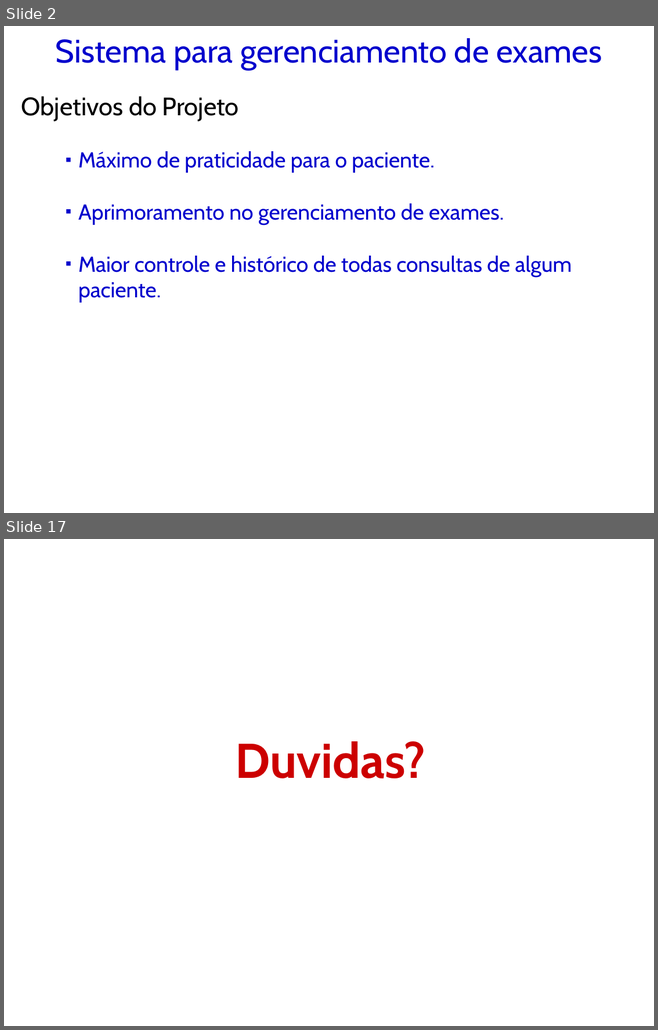
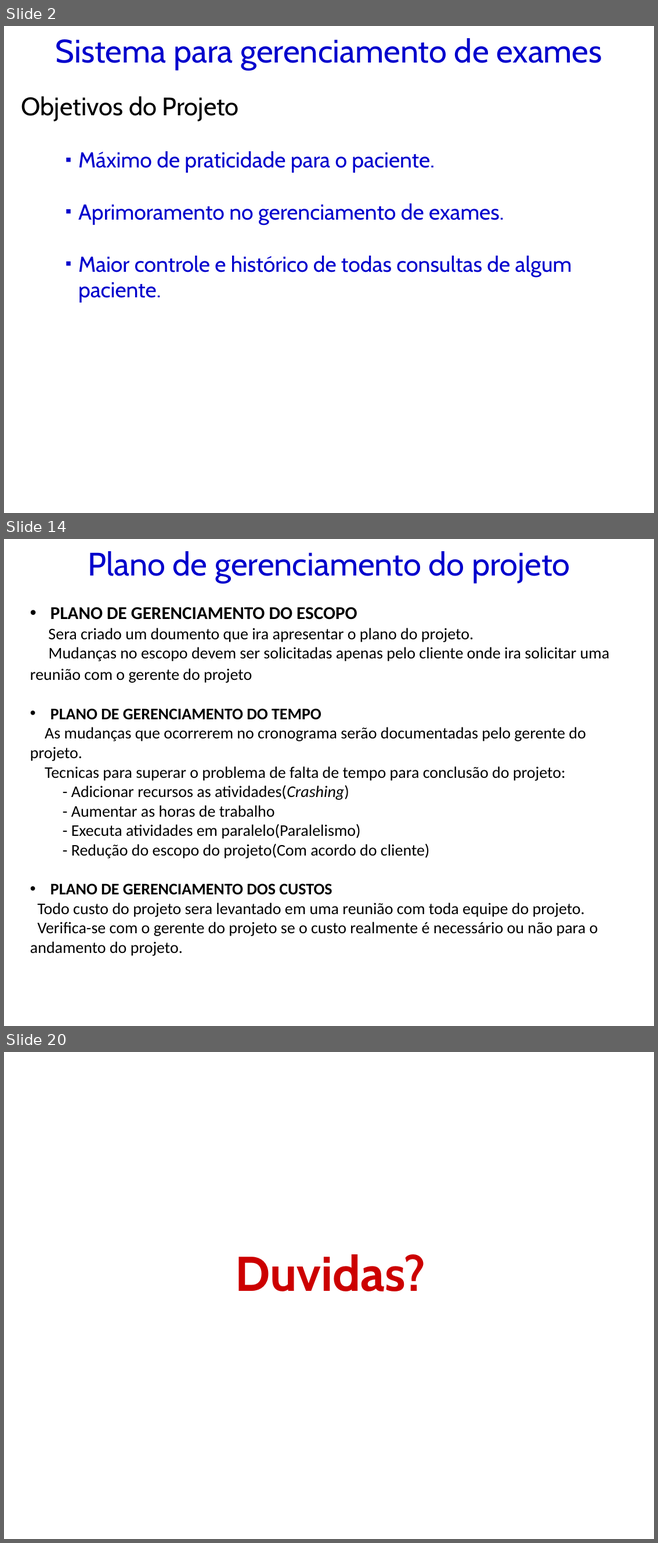
Before and after one commit to kokmz/TCCHUE, a slide deck: Arquivos do Anselmo preencidos - Semestre passado/GPS_2014_Modelo de Apresentação_PI.pptx. Shown one above the other, each under a label of ours: slides 2 and 17 before the commit, slides 2, 14 and 20 after it; the slides between them are not shown. The pictures are 658x1030 and 658x1543 pixels, drawn with LibreOffice and Linux fonts; fonts in the diff are those of the drawing; background and template pictures are left out. Boxes give left, top, right and bottom in pixels: in the first picture for what was removed or moved away, otherwise in the second. Text is boxed around its words. In the diff, an @@ line names an element or a change of style, - is before the commit and + after.

```diff
--- a/Arquivos do Anselmo preencidos - Semestre passado/GPS_2014_Modelo de Apresentação_PI.pptx
+++ b/Arquivos do Anselmo preencidos - Semestre passado/GPS_2014_Modelo de Apresentação_PI.pptx
@@ slide 14 added at [4, 539, 654, 1026], background picture (left out) @@
@@ title added at [88, 551, 570, 583], 36 pt, text #0000CC @@
+Plano de gerenciamento do projeto
@@ text added at [30, 607, 609, 956], 18 pt, text #000000 @@
+  • PLANO DE GERENCIAMENTO DO ESCOPO
+  Sera criado um doumento que ira apresentar o plano do projeto.
+  Mudanças no escopo devem ser solicitadas apenas pelo cliente onde ira solicitar uma reunião com o gerente do projeto
+  • PLANO DE GERENCIAMENTO DO TEMPO
+  As mudanças que ocorrerem no cronograma serão documentadas pelo gerente do projeto.
+  Tecnicas para superar o problema de falta de tempo para conclusão do projeto:
+- Adicionar recursos as atividades(Crashing)
+- Aumentar as horas de trabalho
+- Executa atividades em paralelo(Paralelismo)
+- Redução do escopo do projeto(Com acordo do cliente)
+  • PLANO DE GERENCIAMENTO DOS CUSTOS
+  Todo custo do projeto sera levantado em uma reunião com toda equipe do projeto.
+  Verifica-se com o gerente do projeto se o custo realmente é necessário ou não para o andamento do projeto.
@@ what was slide 17 is now slide 20 @@
```
Also in this commit, not shown: 9 slides changed, 7 other slides added, 5 slides removed, 1 other file.
